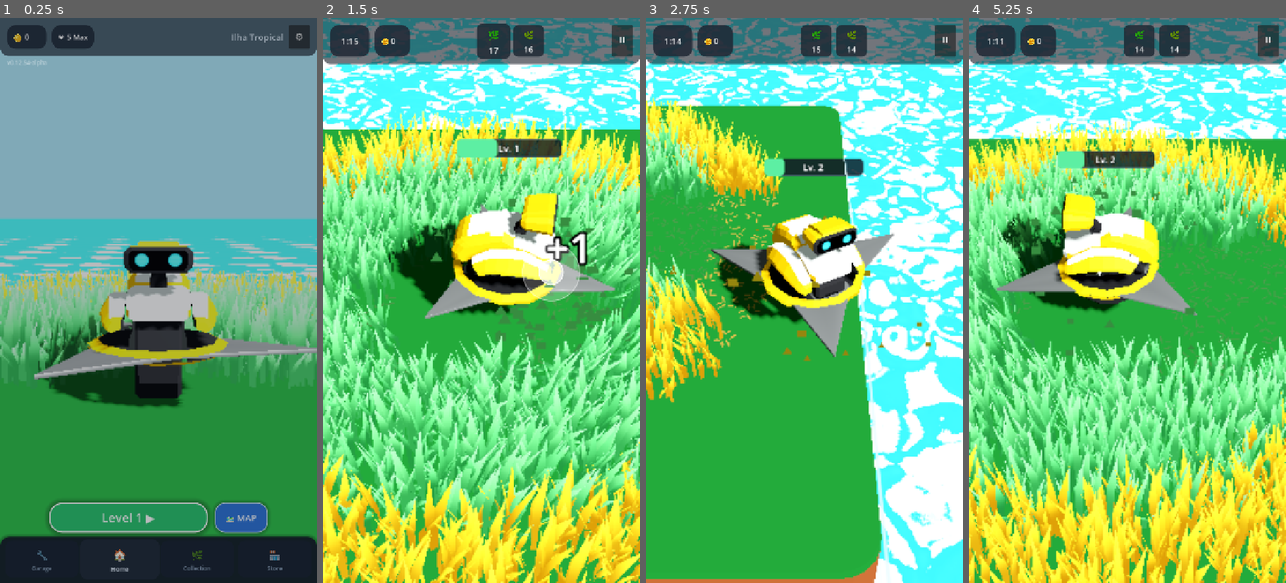
Above: before the commit, frames 1-4 (left to right).
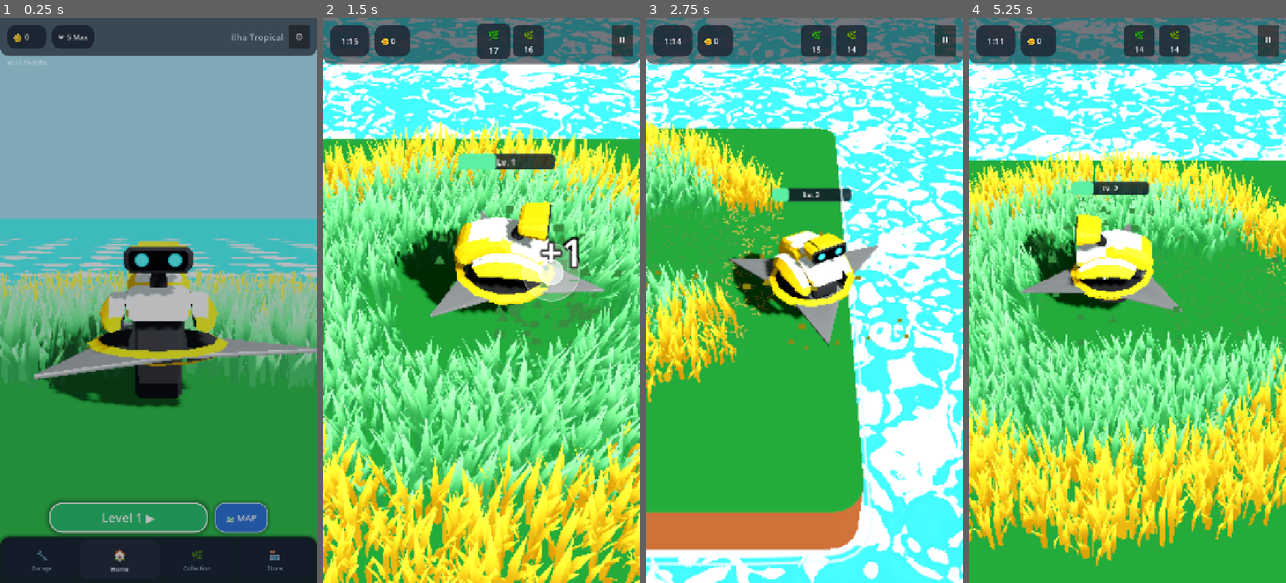
Above: after the commit, the same moments.

Repository: rogerbif/grass-cut-bot
Game: Godot game, scene res://scenes/menu/main_menu.tscn
The game is run twice, just before and just after one commit, with the same random seed, the same clock (stepped at 60 frames per second) and the same inputs.
Inputs (mouse positions are in pixels of both pictures, inside the frame that each line leads up to):
- Up to frame 1 (0.25 s): no input
- Up to frame 2 (1.5 s): click "Level 1 ▶" at 0.5 s; tap Enter at 1.25 s; move the mouse to (551, 272) at 1.27 s; hold Right (ui_right) from 1.28 s (still down); hold Alt from 1.28 s (still down); click (551, 272) at 1.42 s
- Up to frame 3 (2.75 s): release Right (ui_right) at 2 s; release Alt at 2 s; drag from (741, 328) to (788, 413) at 2.02 s
- Up to frame 4 (5.25 s): move the mouse to (1159, 176) at 2.77 s; hold Right (ui_right) 2.78-3.5 s; tap Z at 2.85 s; drag from (1111, 413) to (1032, 215) at 3.52 s; move the mouse to (1222, 385) at 4.27 s; hold Left (ui_left) 4.28-5 s; tap 1 at 4.35 s; drag from (1032, 215) to (1079, 159) at 5.02 s

The runs differ from the first frame. In frame 1, less than 0.1% of the frame differs, in the area x 8-10%, y 7-9%; in frame 2, 65%; in frame 3, 54%; in frame 4, 71%, in the area x 0-100%, y 0-100%.

Commit message:
feat(camera): calibra zoom dinamico para 6m no Lv 1 a 12m no Lv 6 MAX (v0.12.55-alpha)

Diff:
--- a/project.godot
+++ b/project.godot
@@ -11,7 +11,7 @@
 [application]
 
 config/name="Grass Cut Bot"
-config/version="0.12.54-alpha"
+config/version="0.12.55-alpha"
 run/main_scene="res://scenes/menu/main_menu.tscn"
 config/features=PackedStringArray("4.7", "Mobile")
 boot_splash/image="uid://3pegaomvcdut"
--- a/scenes/main.tscn
+++ b/scenes/main.tscn
@@ -43,7 +43,7 @@
 transform = Transform3D(1, 0, 0, 0, 1, 0, 0, 0, 1, 0, 0.1, 0)
 
 [node name="IsometricCamera" type="Camera3D" parent="."]
-transform = Transform3D(1, 0, 0, 0, 0.762668, 0.64679, 0, -0.64679, 0.762668, 0, 4.78, 5.65)
+transform = Transform3D(1, 0, 0, 0, 0.762668, 0.64679, 0, -0.64679, 0.762668, 0, 3.8756, 4.5809)
 current = true
 fov = 48.0
 script = ExtResource("5_camera")
--- a/scripts/camera/isometric_camera.gd
+++ b/scripts/camera/isometric_camera.gd
@@ -1,11 +1,11 @@
 extends Camera3D
 
 @export var target_path: NodePath
-@export var base_canonical_offset: Vector3 = Vector3(0.0, 4.78, 5.65) # 100% canônico (7.40m)
+@export var base_canonical_offset: Vector3 = Vector3(0.0, 7.7511, 9.1619) # 100% canônico (12.0m no Lv 6 MAX)
 @export var follow_speed: float = 8.0
 
-const MIN_DISTANCE_RATIO: float = 0.75 # 75% de distância no Lv 1 (zoom inicial reduzido em 50%: 5.55m)
-const MAX_DISTANCE_RATIO: float = 1.00 # 100% de distância no Lv 6 MAX (7.40m)
+const MIN_DISTANCE_RATIO: float = 0.50 # 50% de distância no Lv 1 (6.0m)
+const MAX_DISTANCE_RATIO: float = 1.00 # 100% de distância no Lv 6 MAX (12.0m)
 const ZOOM_TWEEN_DURATION: float = 0.75
 
 const VICTORY_OFFSET: Vector3 = Vector3(0.0, 1.25, 4.0)
@@ -16,7 +16,7 @@
 var shake_duration: float = 0.0
 
 var _in_victory_cam: bool = false
-var _current_gameplay_offset: Vector3 = Vector3(0.0, 3.585, 4.2375)
+var _current_gameplay_offset: Vector3 = Vector3(0.0, 3.8756, 4.5809)
 var _victory_offset: Vector3 = Vector3(0.0, 1.25, 4.0)
 var _current_rotation: Vector3 = Vector3.ZERO
 var _victory_tween: Tween = null
--- a/scripts/core/game_version.gd
+++ b/scripts/core/game_version.gd
@@ -7,7 +7,7 @@
 
 const MAJOR: int = 0
 const MINOR: int = 12
-const PATCH: int = 54
+const PATCH: int = 55
 const STAGE: String = "ALPHA" # "PRE-ALPHA", "ALPHA", "BETA", "RC", "RELEASE"
 const BUILD_TYPE: String = "dev" # "dev", "nightly", "public"
 
Not shown, added: tests/test_wheat_shader.gd.uid
Not shown, changed: docs/01_visao_geral_e_gdd/DIRECAO_DE_ARTE_E_VISUAL.md
Not shown, changed: docs/04_sistemas_e_gameplay/GAME_FEEL_E_HAPTICS.md
Not shown, added: docs/historico_melhorias/132_camera_zoom_dinamico_6m_a_12m.md
Not shown, changed: docs/historico_melhorias/INDICE_MELHORIAS.md
